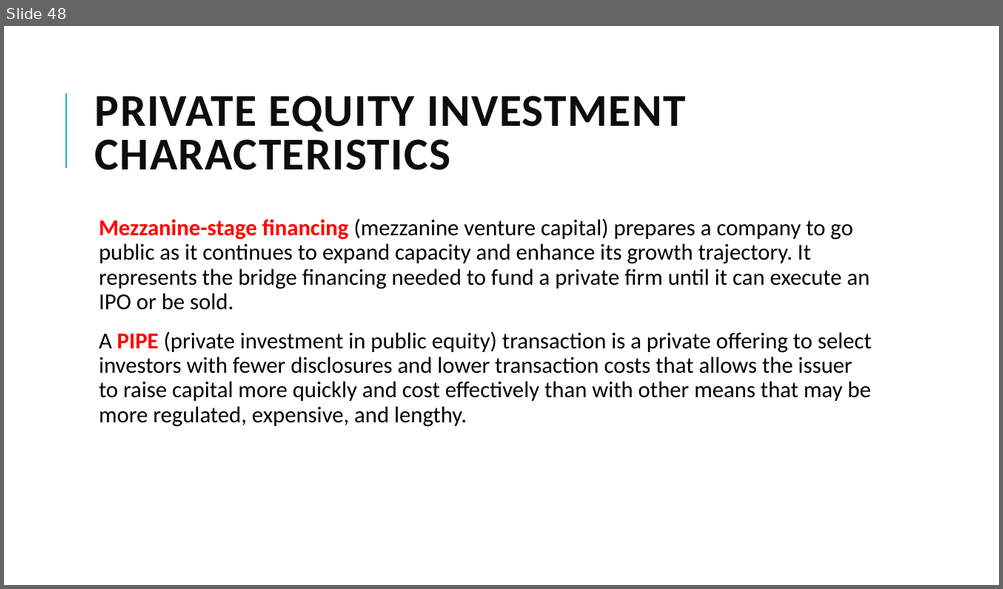
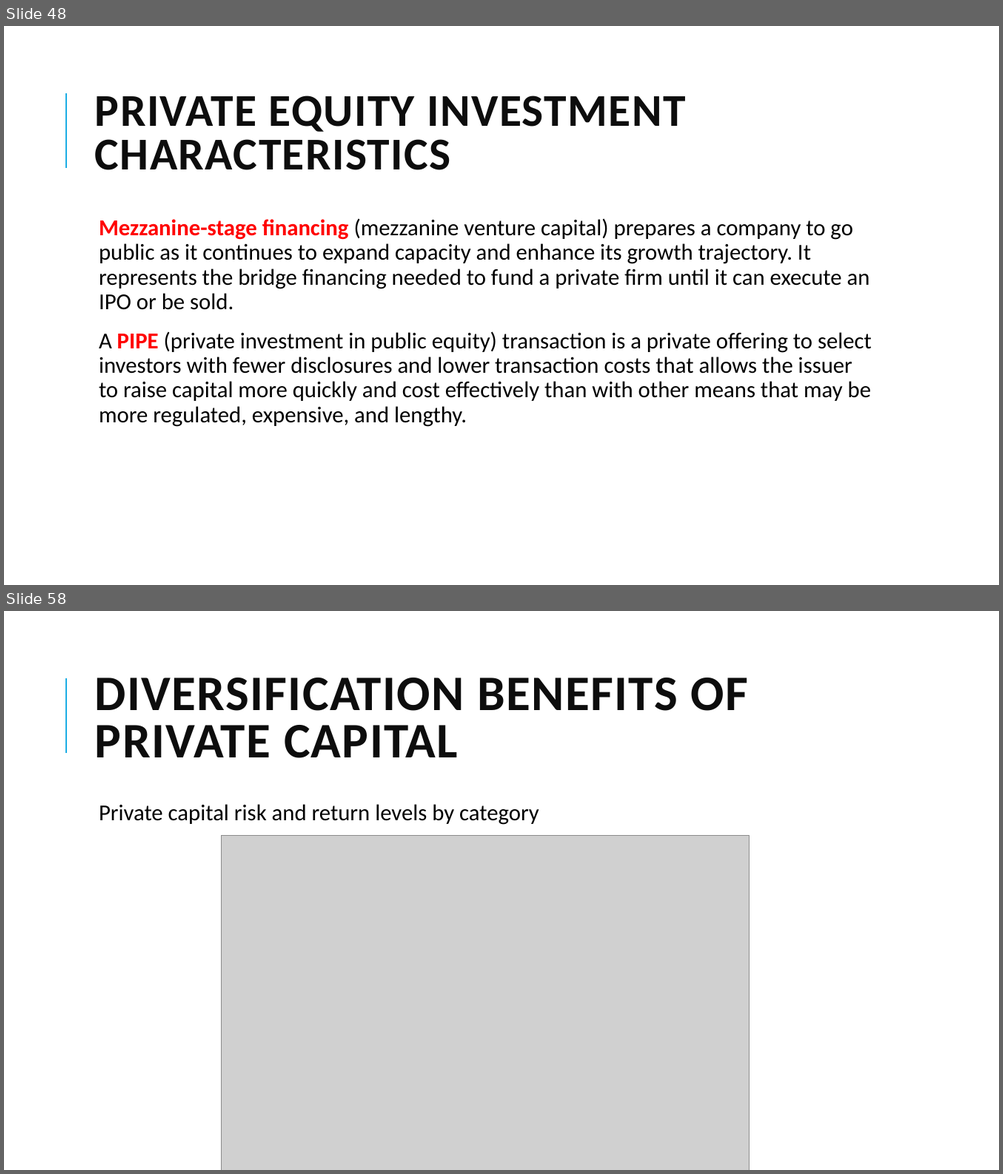
Before and after one commit to Isco0530/data, a slide deck: 2024Alternative.pptx. Shown one above the other, each under a label of ours: slide 48 before the commit, slides 48 and 58 after it; the slides between them are not shown. The pictures are 1003x589 and 1003x1174 pixels, drawn with LibreOffice and Linux fonts; fonts in the diff are those of the drawing; grey boxes stand for pictures. Boxes give left, top, right and bottom in pixels: in the first picture for what was removed or moved away, otherwise in the second. Text is boxed around its words. In the diff, an @@ line names an element or a change of style, - is before the commit and + after.

```diff
--- a/2024Alternative.pptx
+++ b/2024Alternative.pptx
@@ slide 58 added at box(4, 611, 999, 1170), background #FFFFFF; not listed: 1 template element that a slide beside it also shows @@
@@ title added at box(95, 678, 748, 758), 48 pt, text #0D0D0D, bold @@
+DIVERSIFICATION BENEFITS OF PRIVATE CAPITAL
@@ text added at box(99, 804, 539, 825), 22 pt, text #000000 @@
+  Private capital risk and return levels by category
@@ picture added at box(221, 835, 748, 1170) @@
```
Also in this commit, not shown: 4 slides changed, 7 other slides added.
